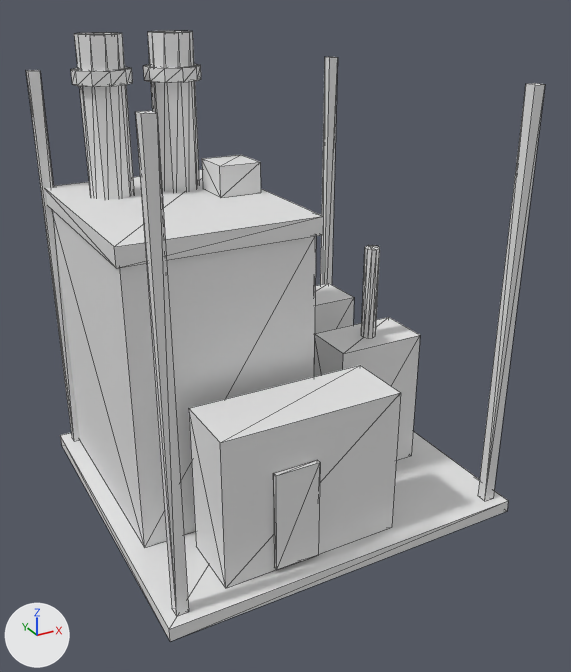
Two versions of the glTF model assets/source/buildings/directorate/sources/operational/power_plant_lod1.gltf, one commit apart.
Rendered twice from a 50 mm lens placed at (-0.791, -1.581, 0.636), pointed at (0.007, -0.129, -0.09). Arrows for +X, +Y and +Z are at lower left; the lights stay in place. The older version comes first. Mesh edges are drawn as thin lines. Vertices at exactly the same position are counted once.

The first picture shows 'power_plant_lod1'.
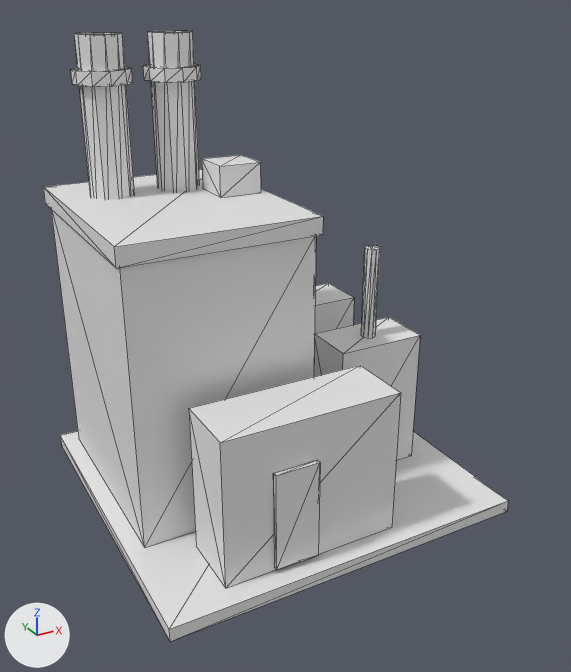
Scene script edits in JSON lines:
```json
{"block": "me_power_plant_lod1", "where": "# used by ob_power_plant_lod1; location = (0.0, 0.0, 0.0)"}
{"op": "remove", "block": "me_power_plant_lod1", "code": "me_power_plant_lod1.from_pydata(...)  # 296 vertices, 536 faces; spans x -0.43..0.42, y -0.47..0.34, z -0.5..0.55"}
{"op": "add", "block": "me_power_plant_lod1", "code": "me_power_plant_lod1.from_pydata(...)  # 264 vertices, 488 faces; spans x -0.43..0.42, y -0.47..0.34, z -0.5..0.55"}
{"block": "me_power_plant_lod1", "change": "me_power_plant_lod1 part 1: the loose piece of 8 vertices spanning x -0.405..-0.38, y 0.29..0.315, z -0.47..0.47 is deleted"}
{"block": "me_power_plant_lod1", "change": "me_power_plant_lod1 part 2: the loose piece of 8 vertices spanning x 0.37..0.395, y 0.29..0.315, z -0.47..0.47 is deleted"}
{"block": "me_power_plant_lod1", "change": "me_power_plant_lod1 part 3: the loose piece of 8 vertices spanning x 0.37..0.395, y -0.445..-0.42, z -0.47..0.47 is deleted"}
{"block": "me_power_plant_lod1", "change": "me_power_plant_lod1 part 4: the loose piece of 8 vertices spanning x -0.405..-0.38, y -0.445..-0.42, z -0.47..0.47 is deleted"}
```

Location of each change, (x1, y1, x2, y2) in pixels of the pictures (571 x 672 px):
```json
{"object": "power_plant_lod1", "change": "reshaped", "before": [26, 31, 545, 641], "after": [43, 31, 508, 641], "on screen": "10% narrower"}
{"part": 1, "of": "me_power_plant_lod1", "change": "deleted", "before": [26, 70, 80, 441]}
{"part": 2, "of": "me_power_plant_lod1", "change": "deleted", "before": [320, 57, 338, 285]}
{"part": 3, "of": "me_power_plant_lod1", "change": "deleted", "before": [478, 83, 545, 501]}
{"part": 4, "of": "me_power_plant_lod1", "change": "deleted", "before": [135, 111, 189, 616]}
```
